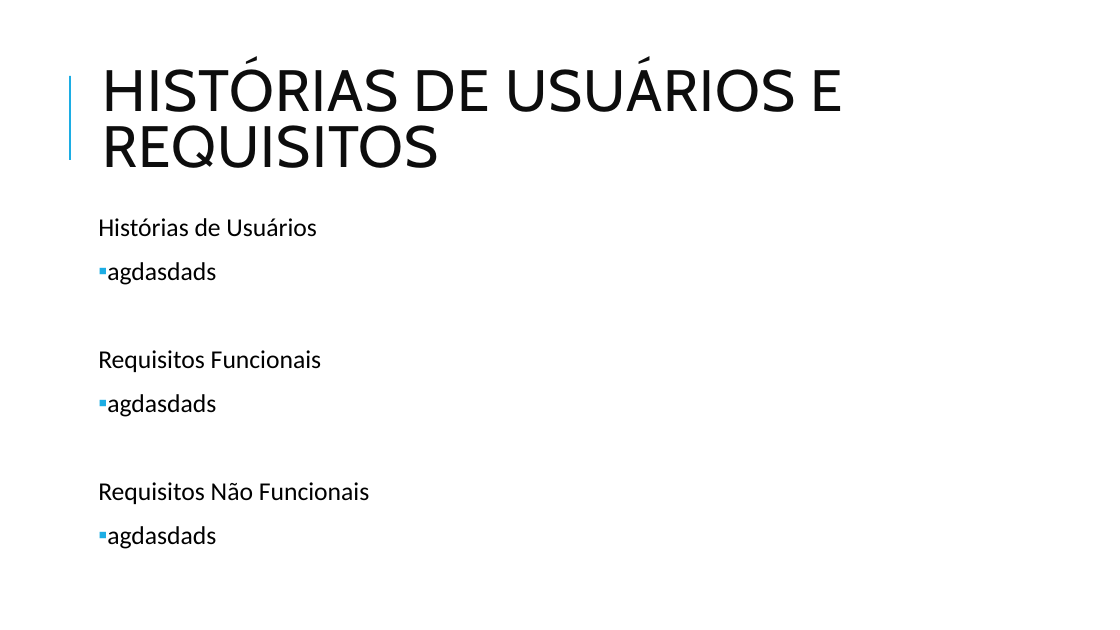
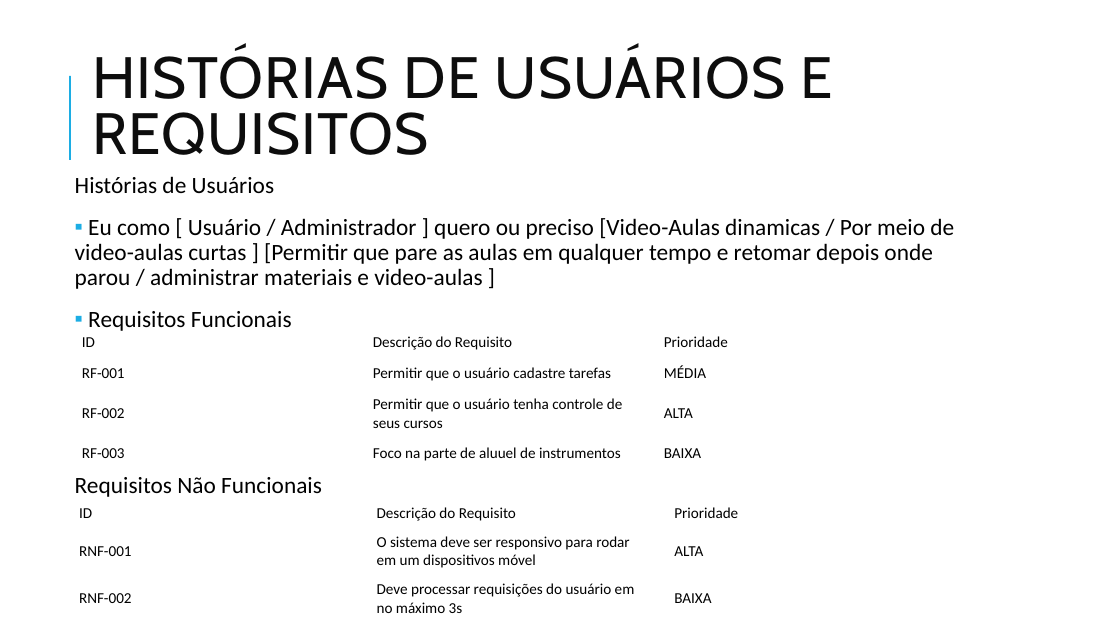
Before and after one commit to ICEI-PUC-Minas-PMGCC-TI/ti-1-pmg-cc-t-20231-dificuldade-em-aprender-musica, a slide deck: slide 8 of docs/apresentacao/Slide_TI_FrontEnd.pptx (slide 7 before the commit). Drawn at 1120x630 pixels with LibreOffice and Linux fonts; fonts in the diff are those of the drawing. Boxes give left, top, right and bottom in pixels: in the first picture for what was removed or moved away, otherwise in the second. Text is boxed around its words. In the diff, an @@ line names an element or a change of style, - is before the commit and + after.

```diff
--- a/docs/apresentacao/Slide_TI_FrontEnd.pptx
+++ b/docs/apresentacao/Slide_TI_FrontEnd.pptx
@@ title "HISTÓRIAS DE USUÁRIOS E REQUISITOS": place and size @@
-title "HISTÓRIAS DE USUÁRIOS E REQUISITOS" at <box>102,62,843,168</box>
+title "HISTÓRIAS DE USUÁRIOS E REQUISITOS" at <box>92,49,832,155</box>
@@ text "Histórias de Usuários": place and size @@
-text "Histórias de Usuários" at <box>98,218,370,549</box>
+text "Histórias de Usuários" at <box>75,176,954,497</box>
@@ text at <box>75,176,322,497</box>: size 22 to 20 pt in "Histórias de Usuários", "Requisitos Funcionais", "Requisitos Não Funcionais"; bullet none to ▪ @@
@@ text at <box>75,218,954,289</box>: text changed; size 22 to 20 pt @@
-▪ agdasdads
+▪ Eu como [ Usuário / Administrador ] quero ou preciso [Video-Aulas dinamicas / Por meio de video-aulas curtas ] [Permitir que pare as aulas em qualquer tempo e retomar depois onde parou / administrar materiais e video-aulas ]
@@ table added at <box>71,329,943,470</box>, 4 rows, 3 columns @@
+ID | Descrição do Requisito | Prioridade
+RF-001 | Permitir que o usuário cadastre tarefas | MÉDIA
+RF-002 | Permitir que o usuário tenha controle de seus cursos | ALTA
+RF-003 | Foco na parte de aluuel de instrumentos | BAIXA
@@ text at <box>107,394,216,417</box>: paragraph removed @@
-▪ agdasdads
@@ table added at <box>68,498,960,621</box>, 3 rows, 3 columns @@
+ID | Descrição do Requisito | Prioridade
+RNF-001 | O sistema deve ser responsivo para rodar em um dispositivos móvel | ALTA
+RNF-002 | Deve processar requisições do usuário em no máximo 3s | BAIXA
@@ text at <box>107,526,216,549</box>: paragraph removed @@
-▪ agdasdads
```
Also in this commit, not shown: 2 other slides changed, 2 slides added, 1 slide removed.
